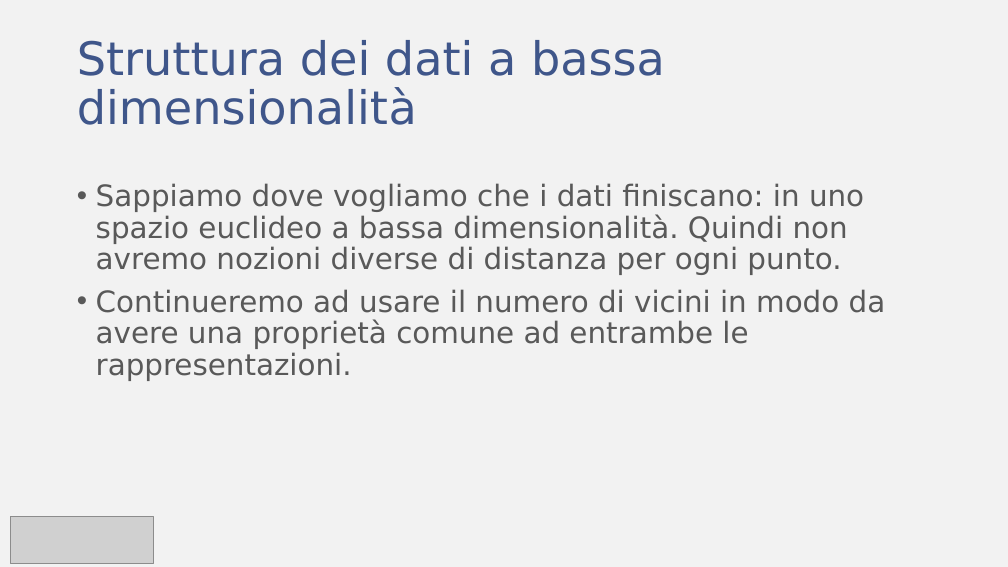
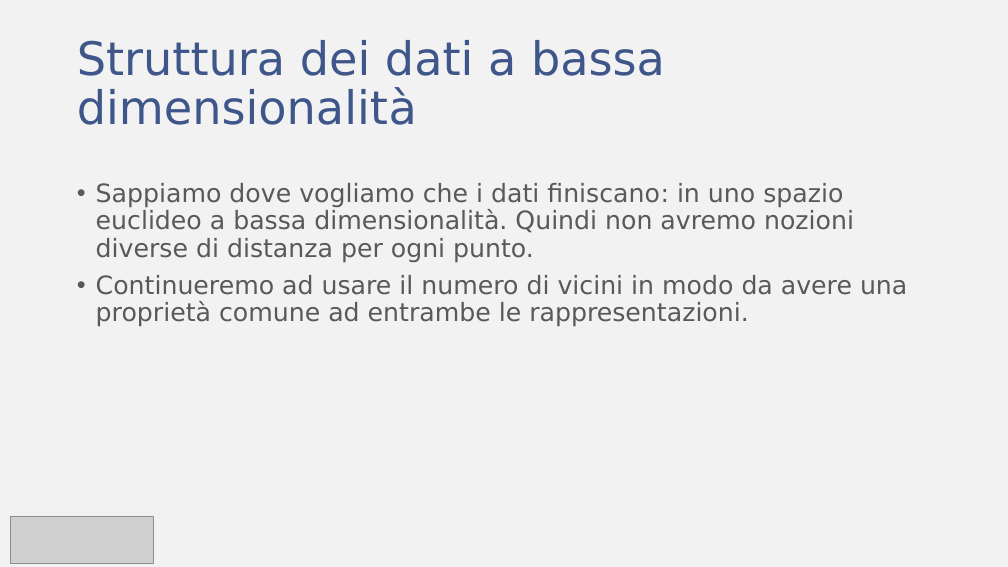
Before and after one commit to fratorgano/dimensionality-reduction, a slide deck: slide 14 of umap/UMAP.pptx. Drawn at 1008x567 pixels with LibreOffice and Linux fonts; fonts in the diff are those of the drawing; grey boxes stand for pictures. Boxes give left, top, right and bottom in pixels: in the first picture for what was removed or moved away, otherwise in the second. Text is boxed around its words. In the diff, an @@ line names an element or a change of style, - is before the commit and + after.

```diff
--- a/umap/UMAP.pptx
+++ b/umap/UMAP.pptx
@@ text "Sappiamo dove vogliamo che i ..." at (x1=96, y1=183, x2=907, y2=326): size 28 to 24 pt @@
```
Also in this commit, not shown: 2 other slides changed.
